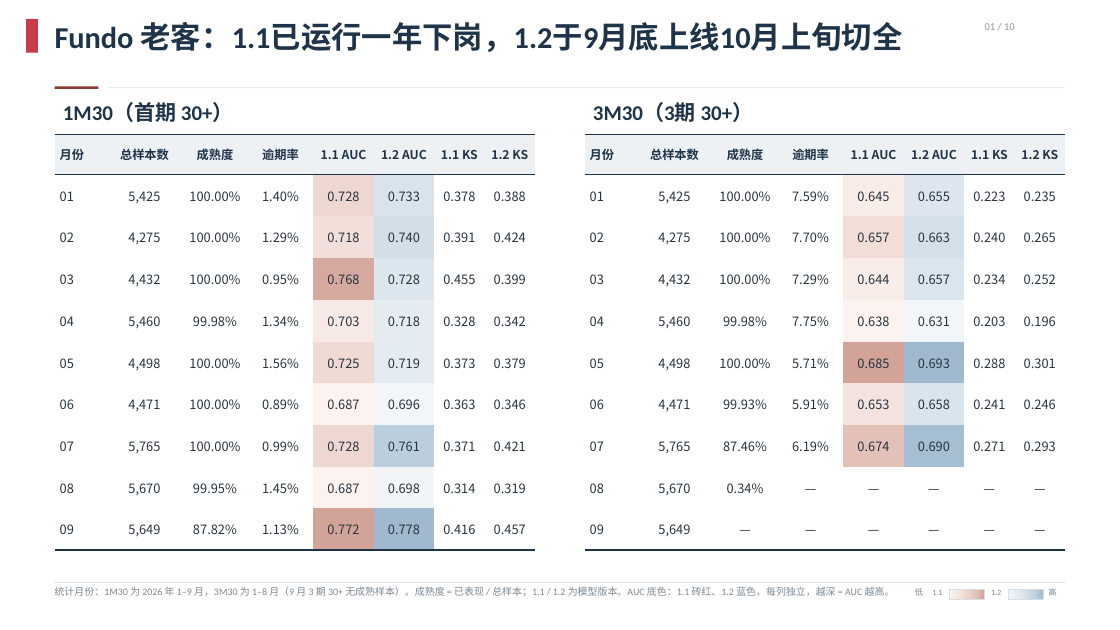
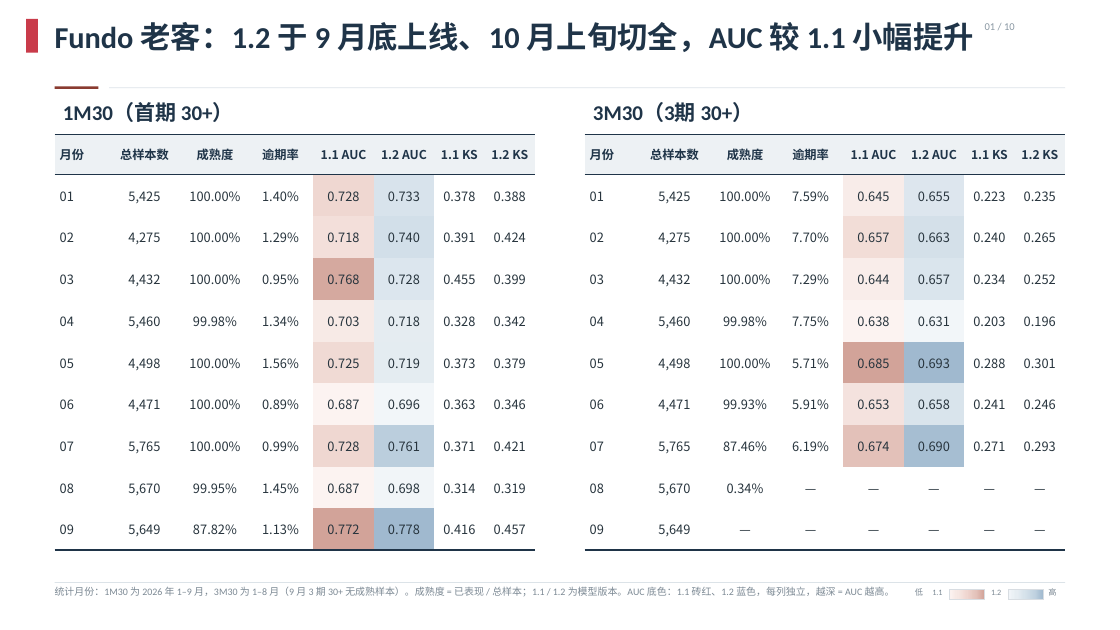
Before and after one commit to EliamZhang/Nov-MBR, a slide deck: slide 2 of model part_优化版_v2.pptx. Drawn at 1120x630 pixels with LibreOffice and Linux fonts; fonts in the diff are those of the drawing; background and template pictures are left out. Boxes give left, top, right and bottom in pixels: in the first picture for what was removed or moved away, otherwise in the second. Text is boxed around its words. In the diff, an @@ line names an element or a change of style, - is before the commit and + after.

Commit message:
Rewrite deck titles and body copy around findings
Titles now state what the data shows rather than restating the rollout
timeline, and the body text fixes a self-contradicting Illion/Fiskil
sentence, a "BS CAT" typo, mismatched snapshot wording, and unclear
table headers.

```diff
--- a/model part_优化版_v2.pptx
+++ b/model part_优化版_v2.pptx
@@ text at [55, 22, 974, 52]: text changed @@
-Fundo 老客：1.1已运行一年下岗，1.2于9月底上线10月上旬切全
+Fundo 老客：1.2 于 9 月底上线、10 月上旬切全，AUC 较 1.1 小幅提升
```
Also in this commit, not shown: 5 other slides changed.
